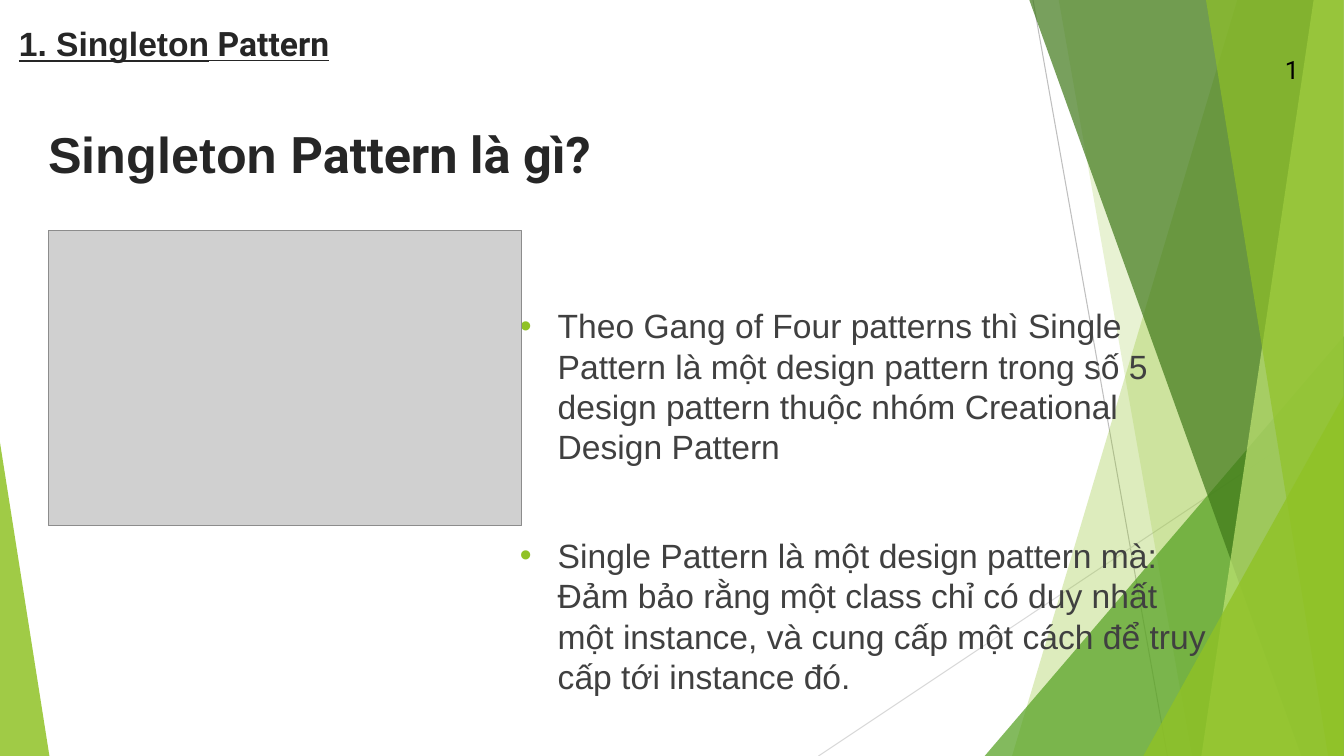
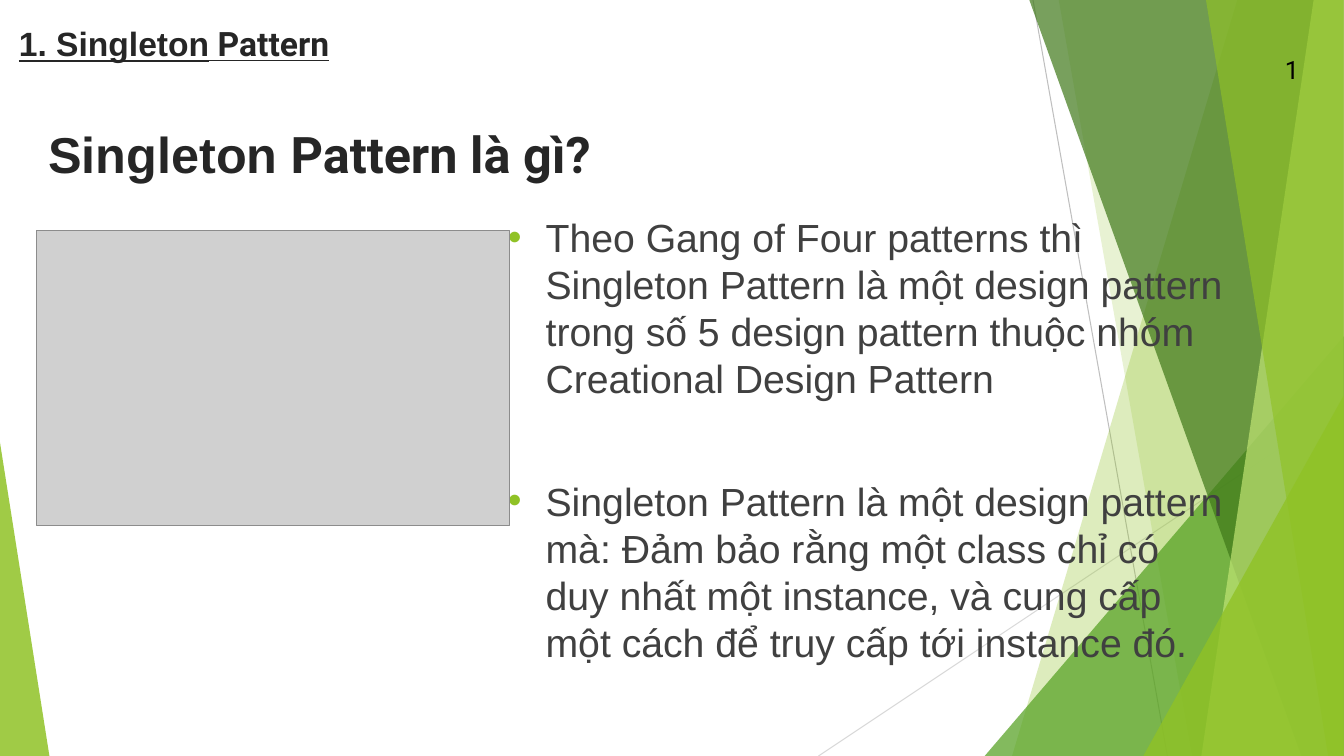
Before and after one commit to baobao98/DemoOOAD, a slide deck: slide 4 of Docs/Presentation-TKPMHDT-group04.pptx. Drawn at 1344x756 pixels with LibreOffice and Linux fonts; fonts in the diff are those of the drawing; grey boxes stand for pictures. Boxes give left, top, right and bottom in pixels: in the first picture for what was removed or moved away, otherwise in the second. Text is boxed around its words. In the diff, an @@ line names an element or a change of style, - is before the commit and + after.

```diff
--- a/Docs/Presentation-TKPMHDT-group04.pptx
+++ b/Docs/Presentation-TKPMHDT-group04.pptx
@@ picture: place and size @@
-picture at <box>48,231,522,526</box>
+picture at <box>36,231,510,526</box>
@@ text at <box>546,221,1223,665</box>: text changed; size 24 to 28 pt @@
-• Theo Gang of Four patterns thì Single Pattern là một design pattern trong số 5 design pattern thuộc nhóm Creational Design Pattern
-• Single Pattern là một design pattern mà: Đảm bảo rằng một class chỉ có duy nhất một instance, và cung cấp một cách để truy cấp tới instance đó.
+• Theo Gang of Four patterns thì Singleton Pattern là một design pattern trong số 5 design pattern thuộc nhóm Creational Design Pattern
+• Singleton Pattern là một design pattern mà: Đảm bảo rằng một class chỉ có duy nhất một instance, và cung cấp một cách để truy cấp tới instance đó.
```
Also in this commit, not shown: 10 other slides changed, 2 other files.
